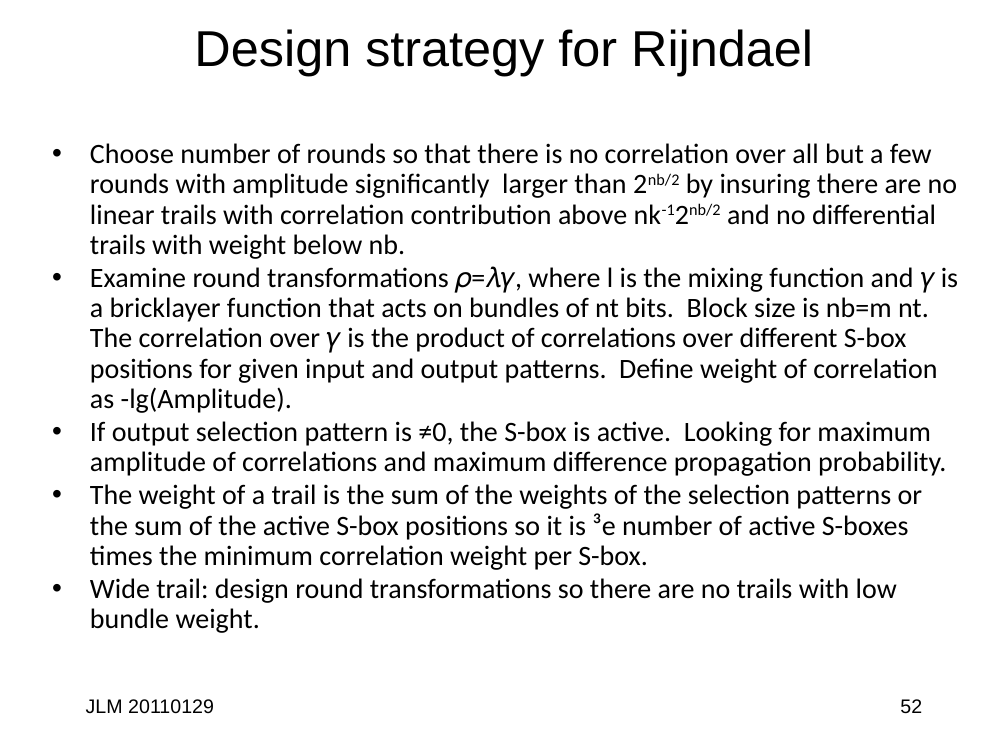
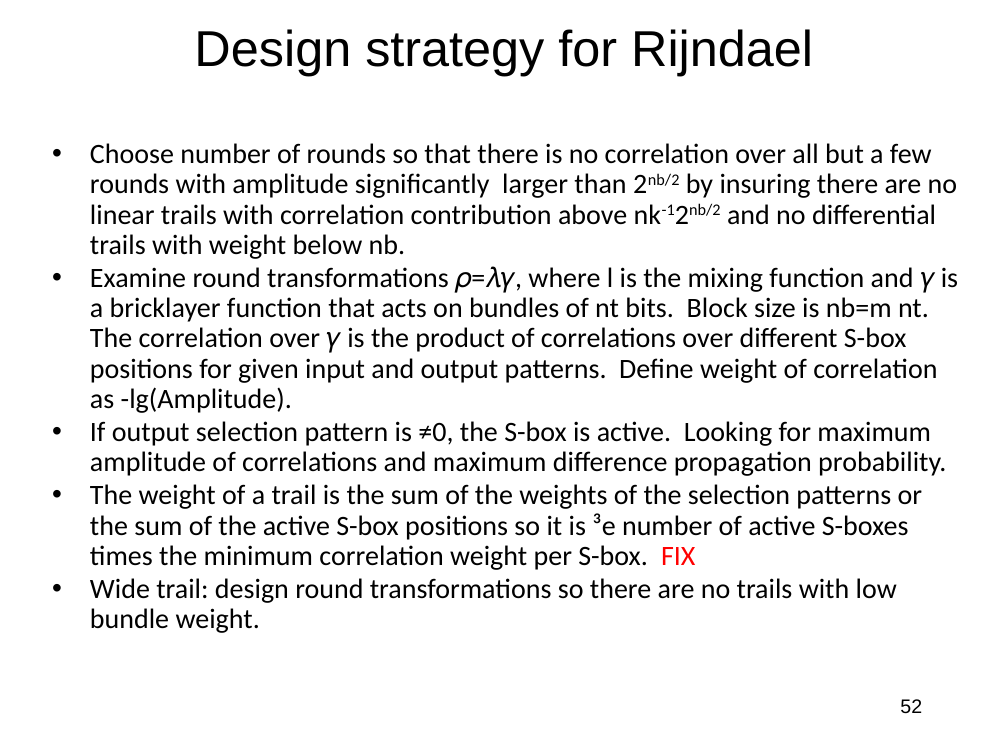
Before and after one commit to jlmucb/class_notes, a slide deck: slide 52 of BerkeleyClass/CS290Spring2013/Lectures/Cryptoclass5.pptx. Drawn at 1008x756 pixels with LibreOffice and Linux fonts; fonts in the diff are those of the drawing. Boxes give left, top, right and bottom in pixels: in the first picture for what was removed or moved away, otherwise in the second. Text is boxed around its words. In the diff, an @@ line names an element or a change of style, - is before the commit and + after.

```diff
--- a/BerkeleyClass/CS290Spring2013/Lectures/Cryptoclass5.pptx
+++ b/BerkeleyClass/CS290Spring2013/Lectures/Cryptoclass5.pptx
@@ text at <box>90,484,923,570</box>: text changed @@
-• The weight of a trail is the sum of the weights of the selection patterns or the sum of the active S-box positions so it is ³e number of active S-boxes times the minimum correlation weight per S-box.
+• The weight of a trail is the sum of the weights of the selection patterns or the sum of the active S-box positions so it is ³e number of active S-boxes times the minimum correlation weight per S-box. FIX
@@ text removed at <box>86,699,214,714</box> @@
-JLM 20110129
```
Also in this commit, not shown: 62 other slides changed, 19 other files.
